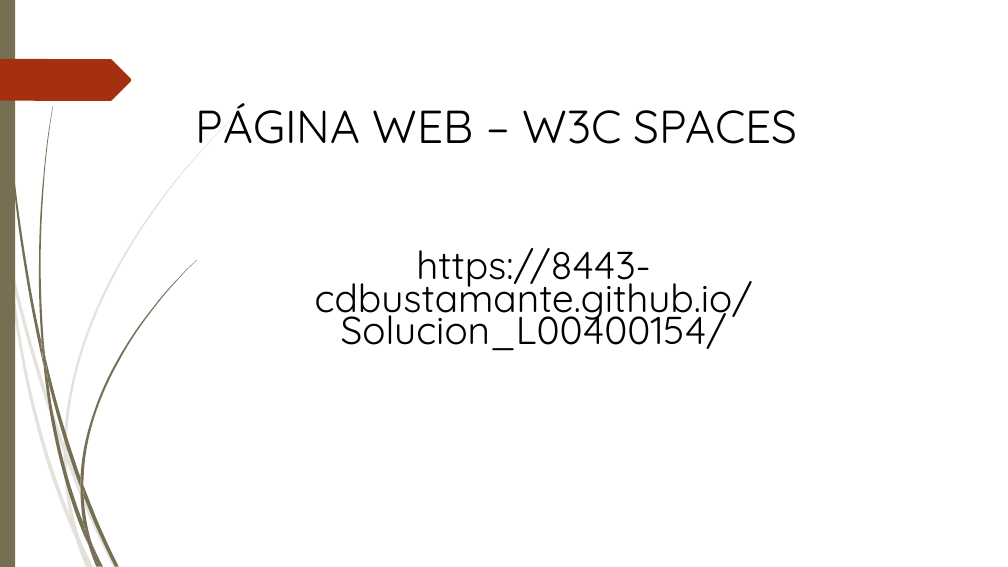
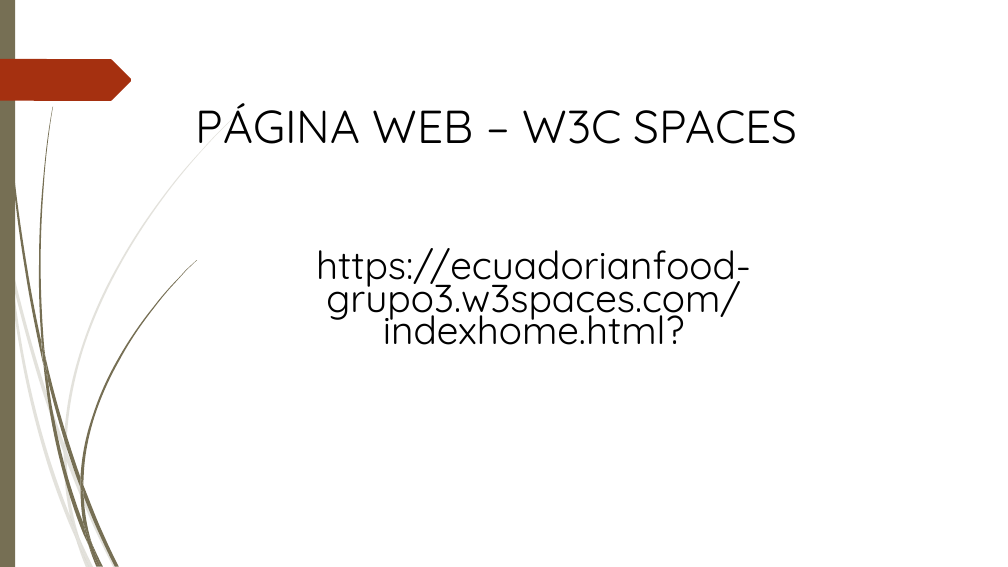
Before and after one commit to 8443-cdbustamante/8443Gp2-Lab1, a slide deck: slide 2 of 8443_Grupo02_EXAMEN.ppt. Drawn at 1008x567 pixels with LibreOffice and Linux fonts; fonts in the diff are those of the drawing; background and template pictures are left out. Boxes give left, top, right and bottom in pixels: in the first picture for what was removed or moved away, otherwise in the second. Text is boxed around its words. In the diff, an @@ line names an element or a change of style, - is before the commit and + after.

Commit message:
Update 8443_Grupo02_EXAMEN.ppt
ass

```diff
--- a/8443_Grupo02_EXAMEN.ppt
+++ b/8443_Grupo02_EXAMEN.ppt
@@ text at (316,248,751,345): text changed @@
-https://8443-cdbustamante.github.io/Solucion_L00400154/
+https://ecuadorianfood-grupo3.w3spaces.com/indexhome.html?
```
Also in this commit, not shown: 1 other slide changed.
